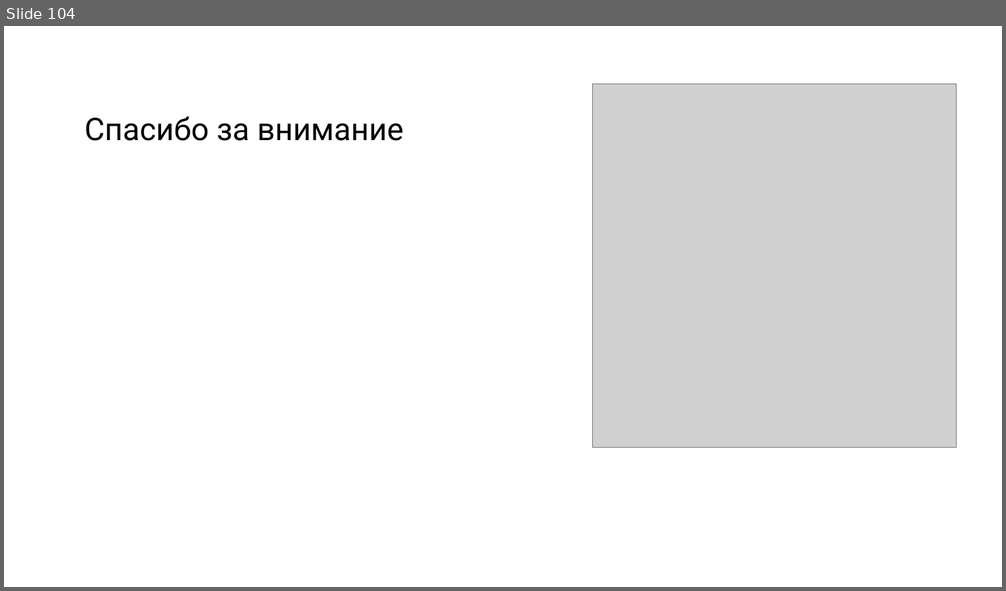
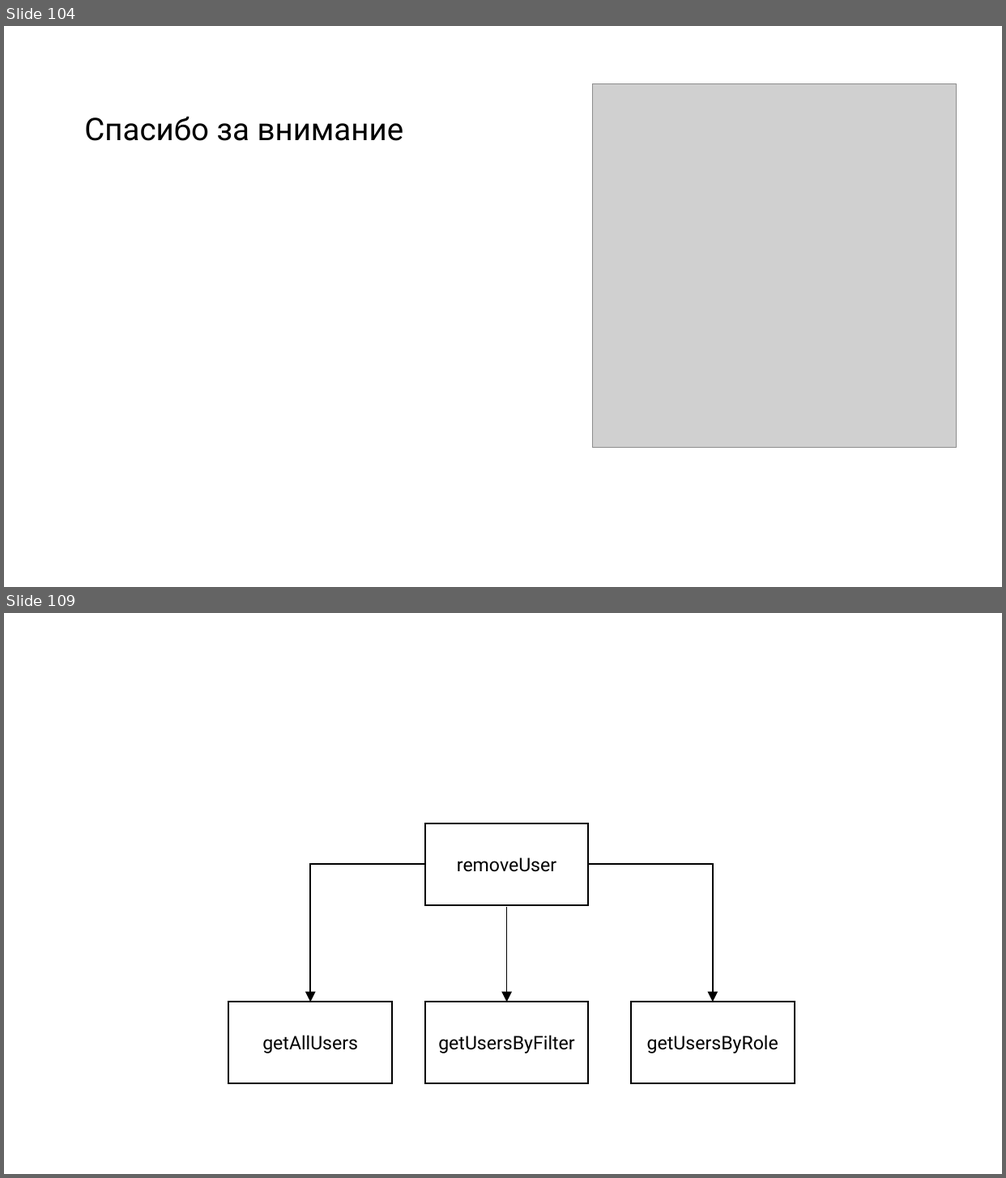
Before and after one commit to rkhaimov/brain-gym, a slide deck: Презентация.pptx. Shown one above the other, each under a label of ours: slide 104 before the commit, slides 104 and 109 after it; the slides between them are not shown. The pictures are 1006x591 and 1006x1178 pixels, drawn with LibreOffice and Linux fonts; fonts in the diff are those of the drawing; grey boxes stand for pictures; background and template pictures are left out. Boxes give left, top, right and bottom in pixels: in the first picture for what was removed or moved away, otherwise in the second. Text is boxed around its words. In the diff, an @@ line names an element or a change of style, - is before the commit and + after.

```diff
--- a/Презентация.pptx
+++ b/Презентация.pptx
@@ slide 109 added at bbox=[4, 613, 1002, 1174], background #FFFFFF @@
@@ rectangle added at bbox=[425, 824, 589, 905], fill #FFFFFF, outline #000000 1.5 pt, 18 pt, text #000000 @@
+removeUser
@@ elbow arrow added from (425, 865) to (310, 1003), #000000 1.25 pt @@
@@ elbow arrow added from (589, 865) to (713, 1003), #000000 1.25 pt @@
@@ elbow arrow added from (507, 907) to (507, 1003), #000000 1.25 pt @@
@@ rectangle added at bbox=[228, 1003, 392, 1084], fill #FFFFFF, outline #000000 1.5 pt, 18 pt, text #000000 @@
+getAllUsers
@@ rectangle added at bbox=[425, 1003, 589, 1084], fill #FFFFFF, outline #000000 1.5 pt, 18 pt, text #000000 @@
+getUsersByFilter
@@ rectangle added at bbox=[632, 1003, 795, 1084], fill #FFFFFF, outline #000000 1.5 pt, 18 pt, text #000000 @@
+getUsersByRole
```
Also in this commit, not shown: 5 slides changed, 7 other slides added, 11 other files.
